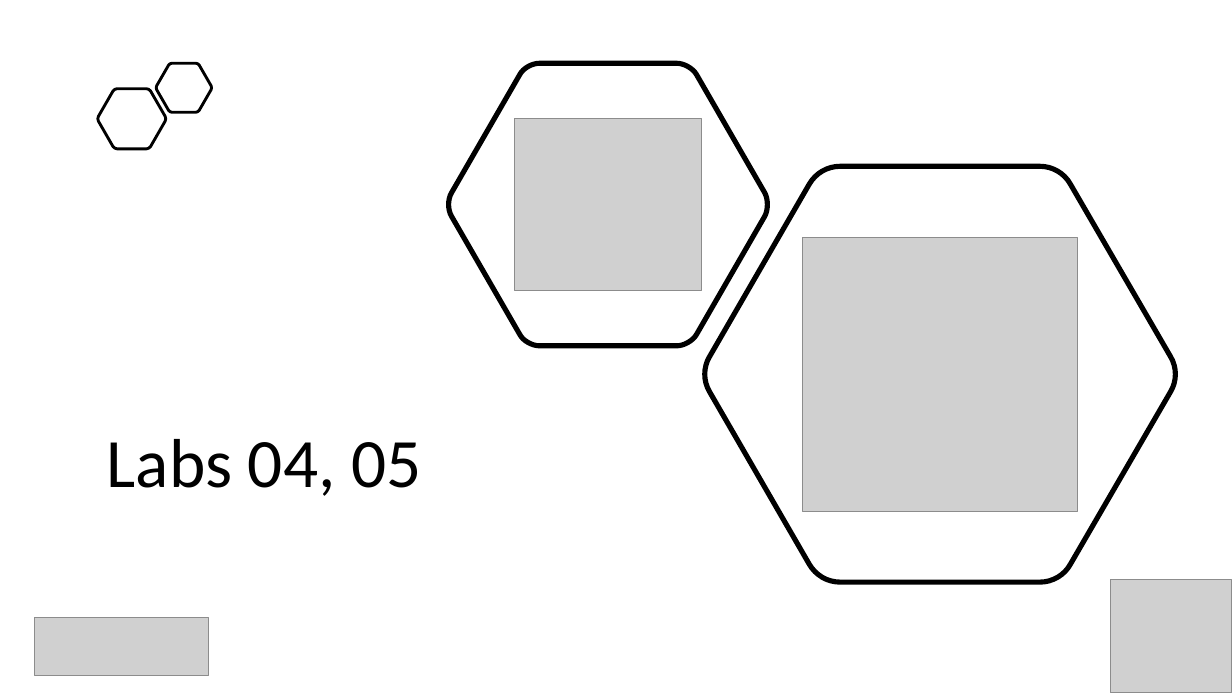
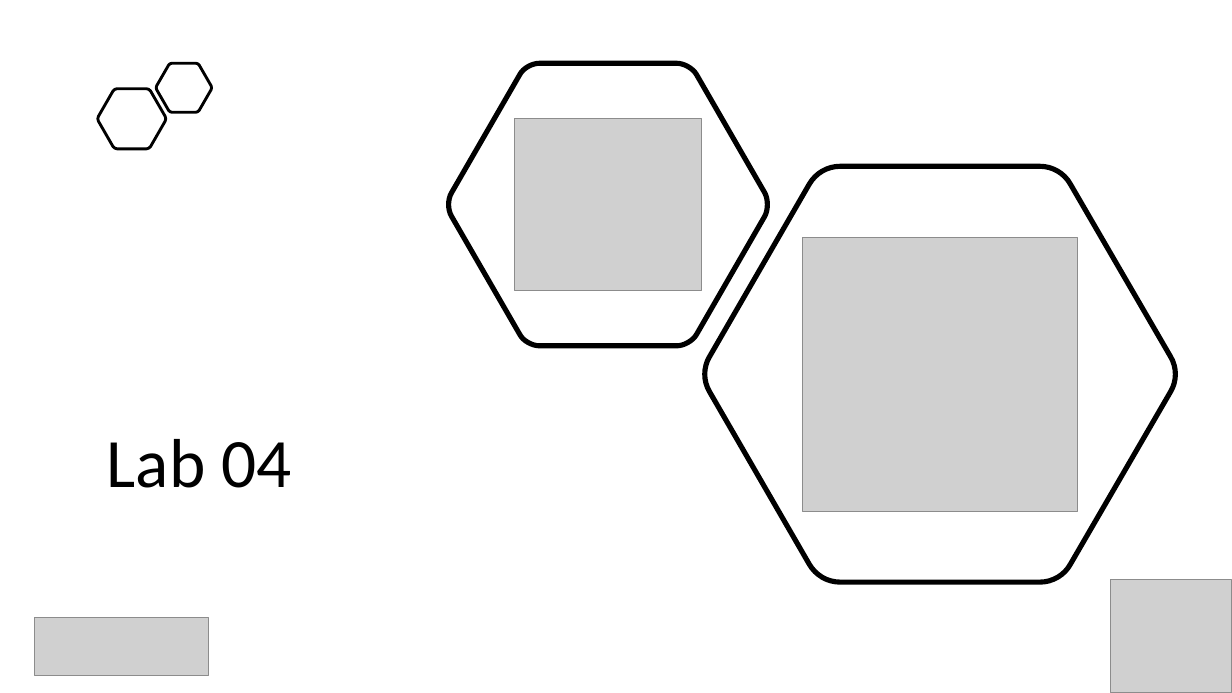
Before and after one commit to evgenyb/aks-workshops, a slide deck: slide 17 of 02-aks-advanced-configuration/slides/Advanced AKS Configuration.pptx. Drawn at 1232x693 pixels with LibreOffice and Linux fonts; fonts in the diff are those of the drawing; grey boxes stand for pictures. Boxes give left, top, right and bottom in pixels: in the first picture for what was removed or moved away, otherwise in the second. Text is boxed around its words. In the diff, an @@ line names an element or a change of style, - is before the commit and + after.

```diff
--- a/02-aks-advanced-configuration/slides/Advanced AKS Configuration.pptx
+++ b/02-aks-advanced-configuration/slides/Advanced AKS Configuration.pptx
@@ text at box(107, 439, 291, 488): text changed @@
-Labs 04, 05
+Lab 04
```
Also in this commit, not shown: 1 other slide changed, 4 slides added, 2 other files.
